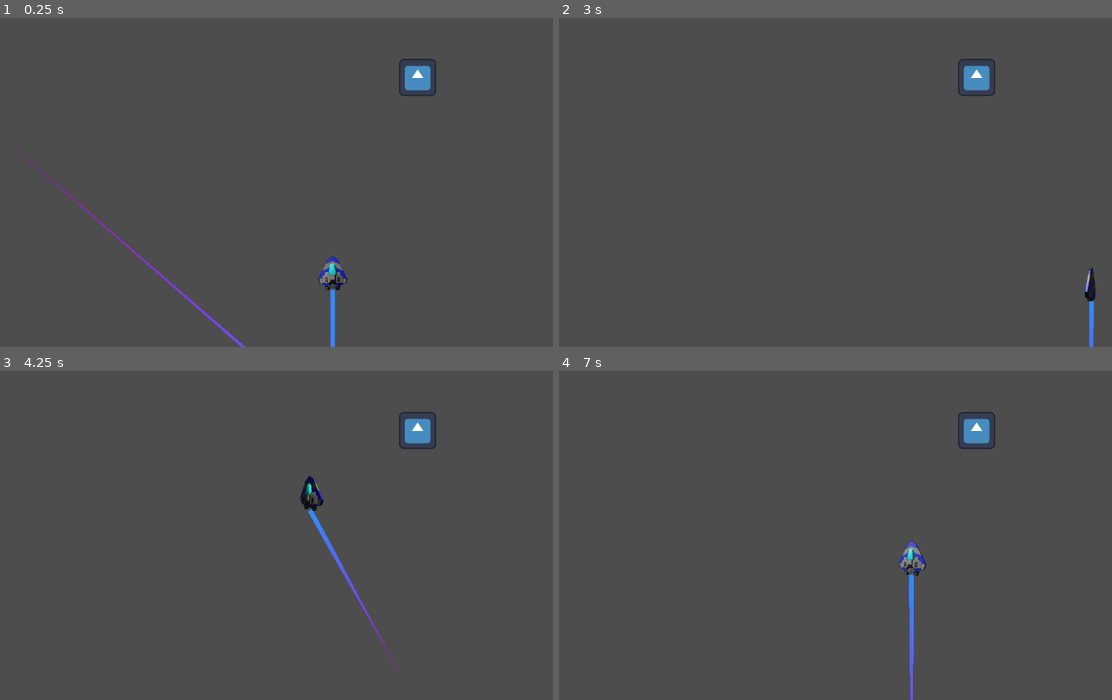
Above: before the commit, frames 1-4 (two rows, left to right).
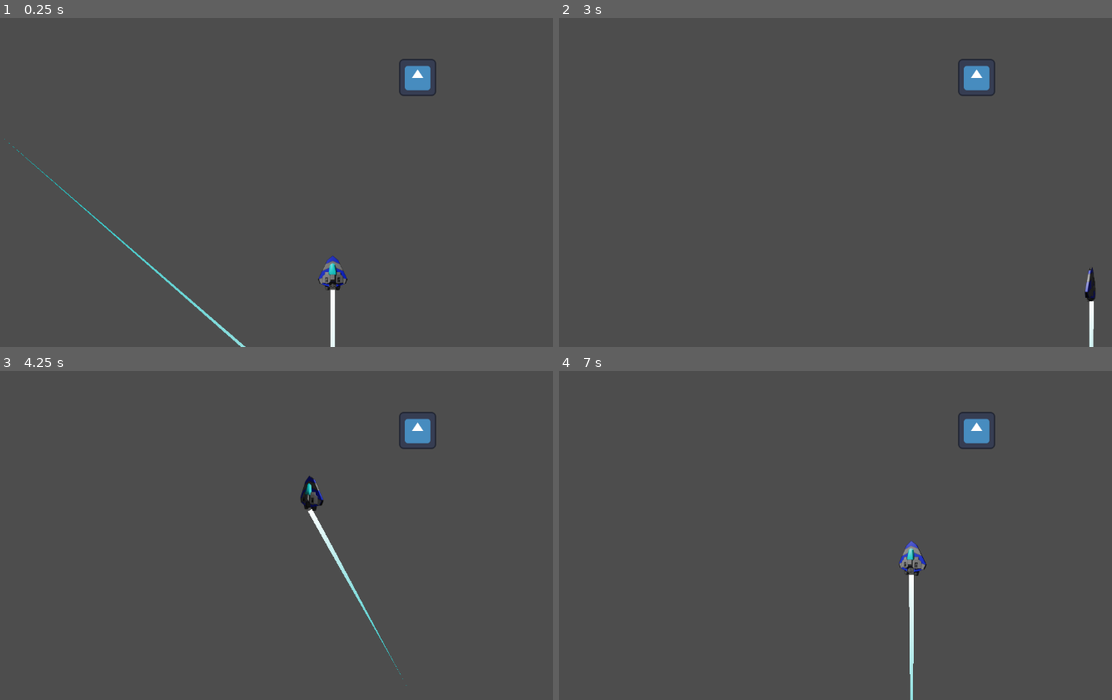
Above: after the commit, the same moments.

Repository: chessisme/Game
Game: Godot game, scene res://Scenes/Level.tscn
Two runs of this game, one before a commit and one after it. Both use one fixed random seed, a clock stepped at 60 frames per second and the inputs below. The engine's default icon, where the game draws it, is replaced by a stand-in: a white triangle on a blue panel in a dark square.
Inputs:
- Up to frame 1 (0.25 s): no input
- Up to frame 2 (3 s): hold D (Move Right) 0.53-1.28 s; hold Space (Dodge) 0.53-1.28 s; hold S (Move Backward) 1.28-2.03 s; tap Space (Dodge) at 1.35, 2.85 s; tap Enter at 2 s; hold D (Move Right) 2.03-2.78 s; hold Space (Dodge) 2.03-2.78 s; hold W (Move Forward) from 2.78 s (still down)
- Up to frame 3 (4.25 s): release W (Move Forward) at 3.53 s; hold A (Move Left) from 3.53 s (still down); hold Space (Dodge) from 3.53 s (still down)
- Up to frame 4 (7 s): release Space (Dodge) at 4.28 s; tap Space (Dodge) at 4.35, 5.85 s; release A (Move Left) at 5.03 s; hold S (Move Backward) 5.03-5.78 s; hold Space (Dodge) 5.03-5.78 s; hold D (Move Right) 5.78-6.53 s; hold W (Move Forward) from 6.53 s (still down); hold Space (Dodge) from 6.53 s (still down)

The runs differ from the first frame. In frame 1, 0.5% of the frame differs, in the area x 0-61%, y 36-100%; in frame 2, 0.1%; in frame 3, 0.3%; in frame 4, 0.3%.

Commit message:
Added missile and its base code

Diff:
--- /dev/null
+++ b/Scenes/Prefabs/Trail2D.tscn
@@ -0,0 +1,12 @@
+[gd_scene load_steps=3 format=3 uid="uid://c0t2wi3cvnmtl"]
+
+[ext_resource type="Script" uid="uid://dmw6lm8ut2heb" path="res://Scripts/Trail.gd" id="1_1nl4g"]
+
+[sub_resource type="Curve" id="Curve_1nl4g"]
+_data = [Vector2(0, 0), 0.0, 0.0, 0, 0, Vector2(1, 0.5393259), 0.0, 0.0, 0, 0]
+point_count = 2
+
+[node name="Trail2D" type="Line2D"]
+top_level = true
+width_curve = SubResource("Curve_1nl4g")
+script = ExtResource("1_1nl4g")
--- a/Scenes/Trail2D.tscn
+++ /dev/null
@@ -1,16 +0,0 @@
-[gd_scene load_steps=4 format=3 uid="uid://c0t2wi3cvnmtl"]
-
-[ext_resource type="Script" uid="uid://dmw6lm8ut2heb" path="res://Trail.gd" id="1_1nl4g"]
-
-[sub_resource type="Curve" id="Curve_1nl4g"]
-_data = [Vector2(0, 0), 0.0, 0.0, 0, 0, Vector2(1, 0.5393259), 0.0, 0.0, 0, 0]
-point_count = 2
-
-[sub_resource type="Gradient" id="Gradient_1nl4g"]
-colors = PackedColorArray(0.73201644, 0.0007698995, 0.79509574, 1, 0.18466872, 0.5554411, 0.99999994, 1)
-
-[node name="Trail2D" type="Line2D"]
-top_level = true
-width_curve = SubResource("Curve_1nl4g")
-gradient = SubResource("Gradient_1nl4g")
-script = ExtResource("1_1nl4g")
--- /dev/null
+++ b/Scenes/Weapons/Player/playerMissile.tscn
@@ -0,0 +1,50 @@
+[gd_scene load_steps=10 format=3 uid="uid://bvbfkl3o0md70"]
+
+[ext_resource type="Texture2D" uid="uid://dlmj0j2amq6it" path="res://Art/MissileAnimation/0001.png" id="1_5hpua"]
+[ext_resource type="PackedScene" uid="uid://c0t2wi3cvnmtl" path="res://Scenes/Prefabs/Trail2D.tscn" id="1_20d8b"]
+[ext_resource type="Script" uid="uid://s1xp2xx3adex" path="res://Scripts/missile.gd" id="1_cqt8b"]
+[ext_resource type="Texture2D" uid="uid://dwfbtcg5my2uj" path="res://Art/MissileAnimation/0002.png" id="2_20d8b"]
+[ext_resource type="Texture2D" uid="uid://dr8ngtwuf8de5" path="res://Art/MissileAnimation/0003.png" id="3_cqt8b"]
+[ext_resource type="Texture2D" uid="uid://rrdpa7t1kb3g" path="res://Art/MissileAnimation/0004.png" id="4_u1wq4"]
+
+[sub_resource type="Gradient" id="Gradient_cqt8b"]
+colors = PackedColorArray(0, 0, 0, 1, 0.96, 0.50064, 0.00959999, 1)
+
+[sub_resource type="SpriteFrames" id="SpriteFrames_mxo1e"]
+animations = [{
+"frames": [{
+"duration": 1.0,
+"texture": ExtResource("1_5hpua")
+}, {
+"duration": 1.0,
+"texture": ExtResource("2_20d8b")
+}, {
+"duration": 1.0,
+"texture": ExtResource("3_cqt8b")
+}, {
+"duration": 1.0,
+"texture": ExtResource("4_u1wq4")
+}],
+"loop": true,
+"name": &"default",
+"speed": 10.0
+}]
+
+[sub_resource type="CapsuleShape2D" id="CapsuleShape2D_rx7fx"]
+radius = 3.0
+height = 32.0
+
+[node name="Missile" type="RigidBody2D"]
+script = ExtResource("1_cqt8b")
+
+[node name="Trail2D" parent="." instance=ExtResource("1_20d8b")]
+position = Vector2(0, 16)
+gradient = SubResource("Gradient_cqt8b")
+
+[node name="AnimatedSprite2D" type="AnimatedSprite2D" parent="."]
+scale = Vector2(0.25, 0.25)
+sprite_frames = SubResource("SpriteFrames_mxo1e")
+frame_progress = 0.8745474
+
+[node name="CollisionShape2D" type="CollisionShape2D" parent="."]
+shape = SubResource("CapsuleShape2D_rx7fx")
--- a/Scenes/player.tscn
+++ b/Scenes/player.tscn
@@ -19,7 +19,7 @@
 [ext_resource type="Texture2D" uid="uid://chbhn4n6vpdwj" path="res://Art/ShipFlipAnimation/frame0013.png" id="15_xuaoq"]
 [ext_resource type="Texture2D" uid="uid://nx5tnpbdboe1" path="res://Art/ShipFlipAnimation/frame0014.png" id="16_wohnl"]
 [ext_resource type="Texture2D" uid="uid://bko1tfyfmltq6" path="res://Art/ShipFlipAnimation/frame0015.png" id="17_36dho"]
-[ext_resource type="PackedScene" uid="uid://c0t2wi3cvnmtl" path="res://Scenes/Trail2D.tscn" id="20_l6n3p"]
+[ext_resource type="PackedScene" uid="uid://c0t2wi3cvnmtl" path="res://Scenes/Prefabs/Trail2D.tscn" id="20_l6n3p"]
 
 [sub_resource type="SpriteFrames" id="SpriteFrames_v0iea"]
 animations = [{
@@ -98,6 +98,9 @@
 "speed": 5.0
 }]
 
+[sub_resource type="Gradient" id="Gradient_l6n3p"]
+colors = PackedColorArray(0, 0.72485834, 0.72485846, 1, 1, 1, 1, 1)
+
 [node name="Player" type="Area2D" node_paths=PackedStringArray("animation_player")]
 scale = Vector2(0.5, 0.5)
 script = ExtResource("1_cvnsp")
@@ -119,6 +122,7 @@
 position = Vector2(0, 31)
 points = PackedVector2Array(0, 0)
 width = 15.0
+gradient = SubResource("Gradient_l6n3p")
 
 [connection signal="body_entered" from="." to="." method="_on_body_entered"]
 [connection signal="body_exited" from="." to="." method="_on_body_exited"]
--- /dev/null
+++ b/Scripts/missile.gd
@@ -0,0 +1,22 @@
+extends RigidBody2D
+
+@export var explosion :PackedScene
+var animation_player
+
+@export var impact_damage = 0;
+@export var speed = 1000;
+
+@export var tracking = false;
+@export var tracking_rate = 0;
+
+func _ready() -> void:
+	animation_player = $AnimatedSprite2D
+	animation_player.play()
+
+func _process(delta: float) -> void:
+	pass
+
+func Detonate() -> void:
+	var explosion_instance = explosion.instantiate()
+	explosion_instance.position = position
+	queue_free()
--- a/project.godot
+++ b/project.godot
@@ -47,3 +47,15 @@
 , Object(InputEventKey,"resource_local_to_scene":false,"resource_name":"","device":-1,"window_id":0,"alt_pressed":false …(182 unchanged characters)…
 ]
 }
+"Fire Main Weapon"={
+"deadzone": 0.2,
+"events": [Object(InputEventMouseButton,"resource_local_to_scene":false,"resource_name":"","device":-1,"window_id":0,"alt_pressed":false,"shift_pressed":false,"ctrl_pressed":false,"meta_pressed":false,"button_mask":1,"position":Vector2(201, 13),"global_position":Vector2(210, 61),"factor":1.0,"button_index":1,"canceled":false,"pressed":true,"double_click":false,"script":null)
+, Object(InputEventJoypadMotion,"resource_local_to_scene":false,"resource_name":"","device":-1,"axis":5,"axis_value":1.0,"script":null)
+]
+}
+"Fire Secondary Weapon"={
+"deadzone": 0.2,
+"events": [Object(InputEventMouseButton,"resource_local_to_scene":false,"resource_name":"","device":-1,"window_id":0,"alt_pressed":false,"shift_pressed":false,"ctrl_pressed":false,"meta_pressed":false,"button_mask":2,"position":Vector2(608, 23),"global_position":Vector2(617, 71),"factor":1.0,"button_index":2,"canceled":false,"pressed":true,"double_click":false,"script":null)
+, Object(InputEventJoypadMotion,"resource_local_to_scene":false,"resource_name":"","device":-1,"axis":4,"axis_value":1.0,"script":null)
+]
+}
Binary file added: Art/MissileAnimation/0001.png
Not shown, added: Art/MissileAnimation/0001.png.import
Binary file added: Art/MissileAnimation/0002.png
Not shown, added: Art/MissileAnimation/0002.png.import
Binary file added: Art/MissileAnimation/0003.png
Not shown, added: Art/MissileAnimation/0003.png.import
Binary file added: Art/MissileAnimation/0004.png
Not shown, added: Art/MissileAnimation/0004.png.import
Not shown: 1 places in Scenes/player.tscn that only renumber resources
Renamed: Trail.gd -> Scripts/Trail.gd
Renamed: Trail.gd.uid -> Scripts/Trail.gd.uid
Not shown, added: Scripts/missile.gd.uid
(and 2 more such lines)
